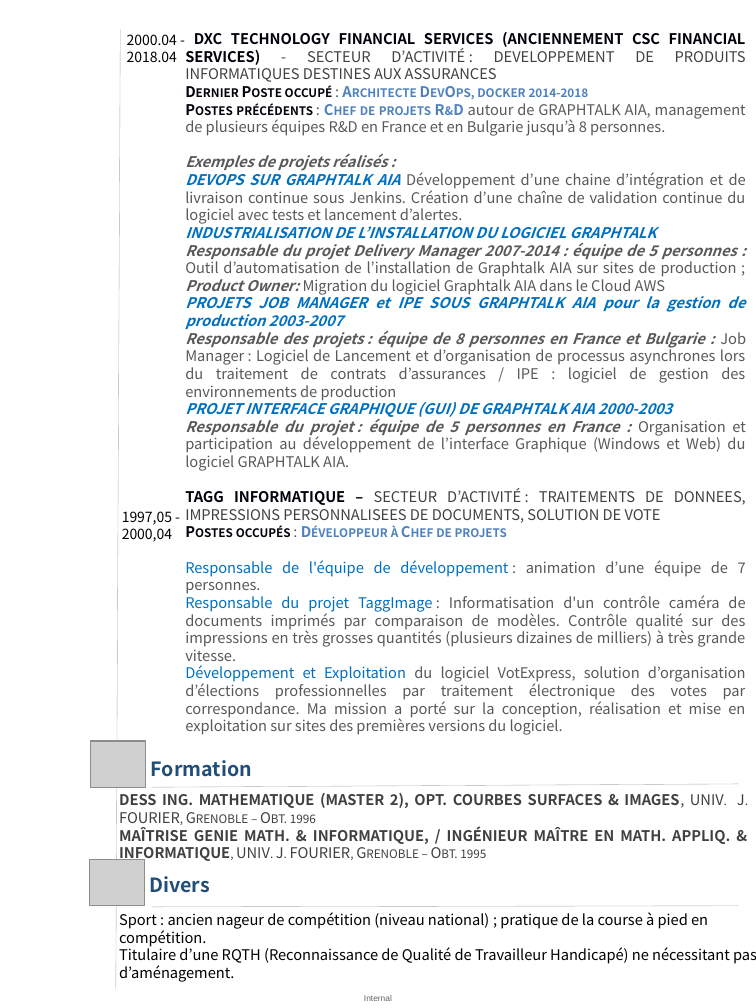
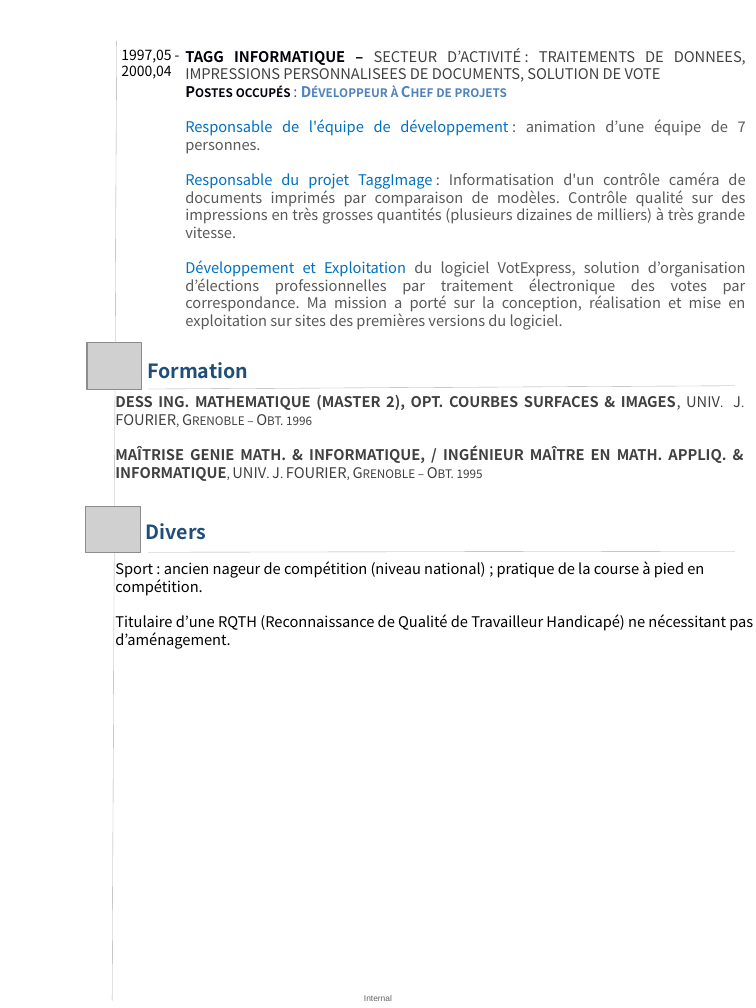
Before and after one commit to Solifred38/cv, a slide deck: slide 3 of CV_FFROMAGER.pptx (slide 2 before the commit). Drawn at 756x1008 pixels with LibreOffice and Linux fonts; fonts in the diff are those of the drawing; grey boxes stand for pictures. Boxes give left, top, right and bottom in pixels: in the first picture for what was removed or moved away, otherwise in the second. Text is boxed around its words. In the diff, an @@ line names an element or a change of style, - is before the commit and + after.

```diff
--- a/CV_FFROMAGER.pptx
+++ b/CV_FFROMAGER.pptx
@@ line moved from (120, 29) - (116, 989) to (117, 41) - (112, 1001) @@
@@ text "1997,05 -": place and size @@
-text "1997,05 -" at (122,511,172,542)
+text "1997,05 -" at (121,49,171,79)
@@ text removed at (127,34,177,62) @@
-2000.04 -
-2018.04
@@ text at (185,32,746,471): paragraphs removed @@
-DXC TECHNOLOGY FINANCIAL SERVICES (ANCIENNEMENT CSC FINANCIAL SERVICES) - SECTEUR D’ACTIVITÉ : DEVELOPPEMENT DE PRODUITS INFORMATIQUES DESTINES AUX ASSURANCES
-Dernier Poste occupé : Architecte DevOps, docker 2014-2018
-Postes précédents : Chef de projets R&D autour de GRAPHTALK AIA, management de plusieurs équipes R&D en France et en Bulgarie jusqu’à 8 personnes.
-Exemples de projets réalisés :
-DEVOPS SUR GRAPHTALK AIA Développement d’une chaine d’intégration et de livraison continue sous Jenkins. Création d’une chaîne de validation continue du logiciel avec tests et lancement d’alertes.
-INDUSTRIALISATION DE L’INSTALLATION DU LOGICIEL GRAPHTALK
-Responsable du projet Delivery Manager 2007-2014 : équipe de 5 personnes : Outil d’automatisation de l’installation de Graphtalk AIA sur sites de production ; Product Owner: Migration du logiciel Graphtalk AIA dans le Cloud AWS
-PROJETS JOB MANAGER et IPE SOUS GRAPHTALK AIA pour la gestion de production 2003-2007
-Responsable des projets : équipe de 8 personnes en France et Bulgarie : Job Manager : Logiciel de Lancement et d’organisation de processus asynchrones lors du traitement de contrats d’assurances / IPE : logiciel de gestion des environnements de production
-PROJET INTERFACE GRAPHIQUE (GUI) DE GRAPHTALK AIA 2000-2003
-Responsable du projet : équipe de 5 personnes en France : Organisation et participation au développement de l’interface Graphique (Windows et Web) du logiciel GRAPHTALK AIA.
@@ picture: place and size @@
-picture at (89,860,143,906)
+picture at (87,343,141,389)
@@ text "Formation": place and size @@
-text "Formation" at (151,760,252,777)
+text "Formation" at (147,362,248,379)
@@ text "DESS ING. MATHEMATIQUE (MASTER 2), ..." rewrapped from (119,793,745,863) to (115,395,741,481) @@
@@ line moved from (152, 907) - (739, 906) to (148, 389) - (735, 386) @@
@@ picture: place and size @@
-picture at (91,741,145,787)
+picture at (86,506,140,552)
@@ text "Divers": place and size @@
-text "Divers" at (149,876,210,893)
+text "Divers" at (145,523,206,540)
@@ text "Sport : ancien nageur de ..." rewrapped from (119,912,756,982) to (115,561,753,649) @@
@@ line moved from (152, 787) - (739, 784) to (148, 552) - (735, 551) @@
```
Also in this commit, not shown: 1 other slide changed, 1 slide added.
